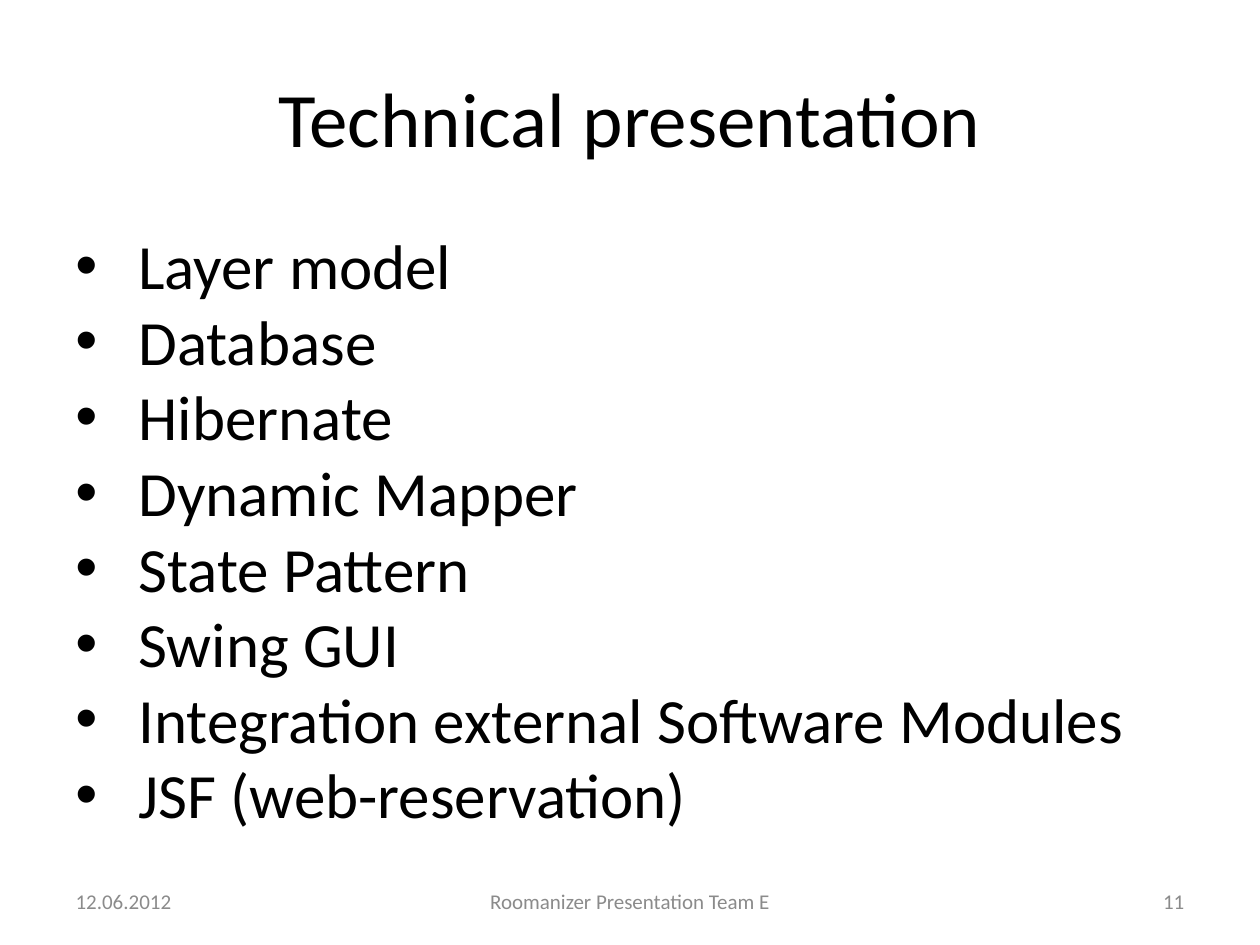
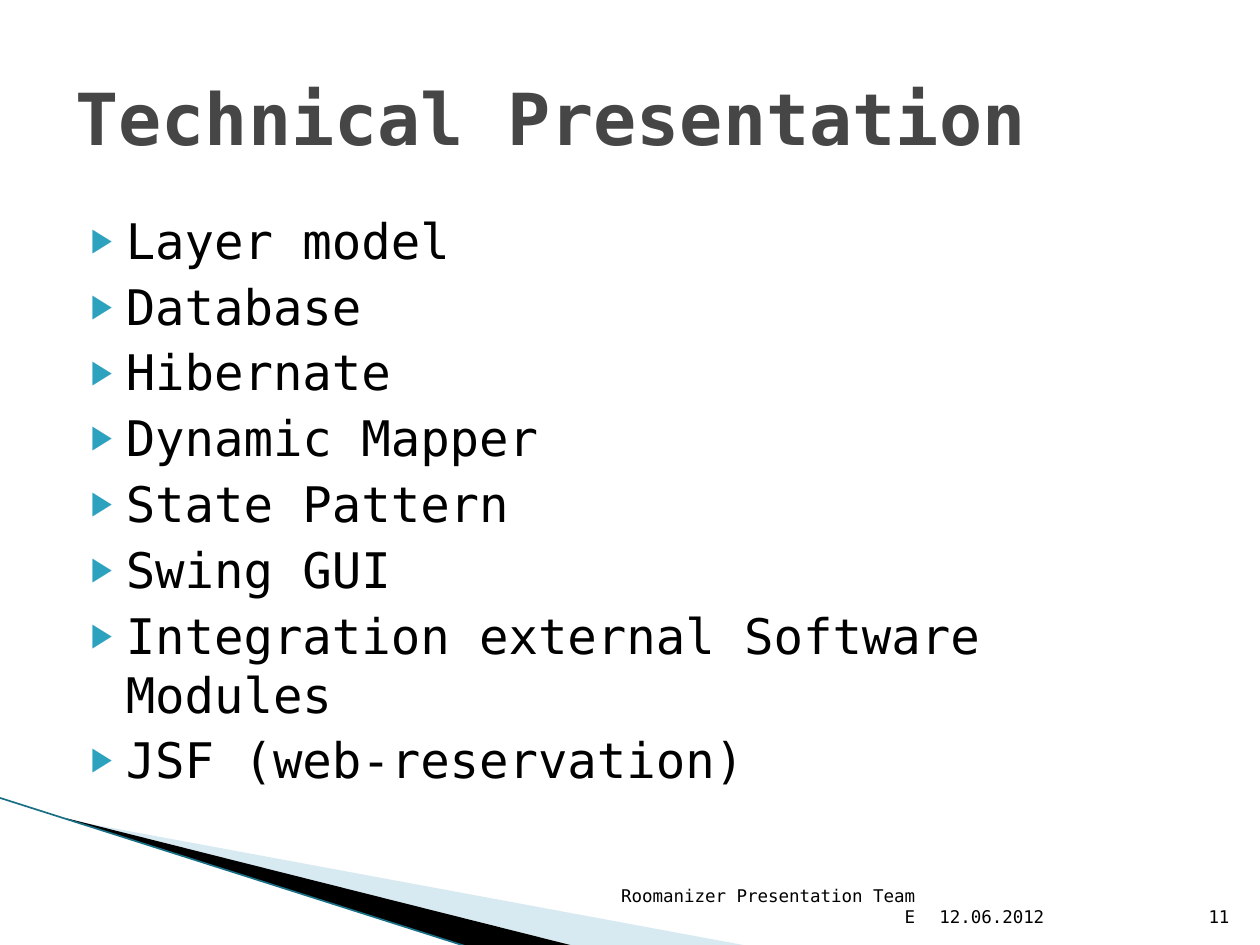
Before and after one commit to markusmo/HotelSoftware, a slide deck: slide 11 of Documentation/Praesentation/PresentationRoomanizer.pptx. Drawn at 1260x945 pixels with LibreOffice and Linux fonts; fonts in the diff are those of the drawing; background and template pictures are left out. Boxes give left, top, right and bottom in pixels: in the first picture for what was removed or moved away, otherwise in the second. Text is boxed around its words. In the diff, an @@ line names an element or a change of style, - is before the commit and + after.

```diff
--- a/Documentation/Praesentation/PresentationRoomanizer.pptx
+++ b/Documentation/Praesentation/PresentationRoomanizer.pptx
@@ title at [75, 87, 1025, 146]: text changed; size 44 to 41 pt; font Calibri to DejaVu Sans Mono; text colour #000000 to #464646; bold on @@
-Technical presentation
+Technical Presentation
@@ text "Layer model": place and size @@
-text "Layer model" at [138, 245, 1123, 827]
+text "Layer model" at [126, 221, 980, 785]
@@ text "Layer model" at [126, 221, 980, 785]: size 36 to 28 pt, font Calibri to DejaVu Sans Mono; bullet • to ▶; more space between paragraphs @@
@@ line added from (0, 798) to (467, 945), #97C5D8 0.95 pt @@
@@ freeform shape added at [67, 818, 576, 945], fill #000000 @@
@@ freeform shape added at [69, 819, 750, 945], fill #A0CBDC at 40% opacity @@
@@ text "Roomanizer Presentation Team E": place and size @@
-text "Roomanizer Presentation Team E" at [490, 894, 769, 909]
+text "Roomanizer Presentation Team E" at [621, 888, 916, 923]
@@ text "Roomanizer Presentation Team E" at [621, 888, 916, 923]: size 12 to 10 pt, font Calibri to DejaVu Sans Mono, text colour #8C8C8C to #000000; alignment centre to right; vertical alignment middle to bottom @@
@@ text "12.06.2012" at [939, 910, 1044, 924]: size 12 to 10 pt, font Calibri to DejaVu Sans Mono, text colour #8C8C8C to #000000; vertical alignment middle to bottom @@
@@ text "12.06.2012": place and size @@
-text "12.06.2012" at [76, 895, 172, 909]
+text "12.06.2012" at [939, 910, 1044, 924]
@@ page number: place and size @@
-page number at [1163, 895, 1184, 909]
+page number at [1209, 910, 1230, 923]
@@ page number at [1209, 910, 1230, 923]: size 12 to 10 pt, font Calibri to DejaVu Sans Mono, text colour #8C8C8C to #000000; vertical alignment middle to bottom @@
```
Also in this commit, not shown: 46 other slides changed.
